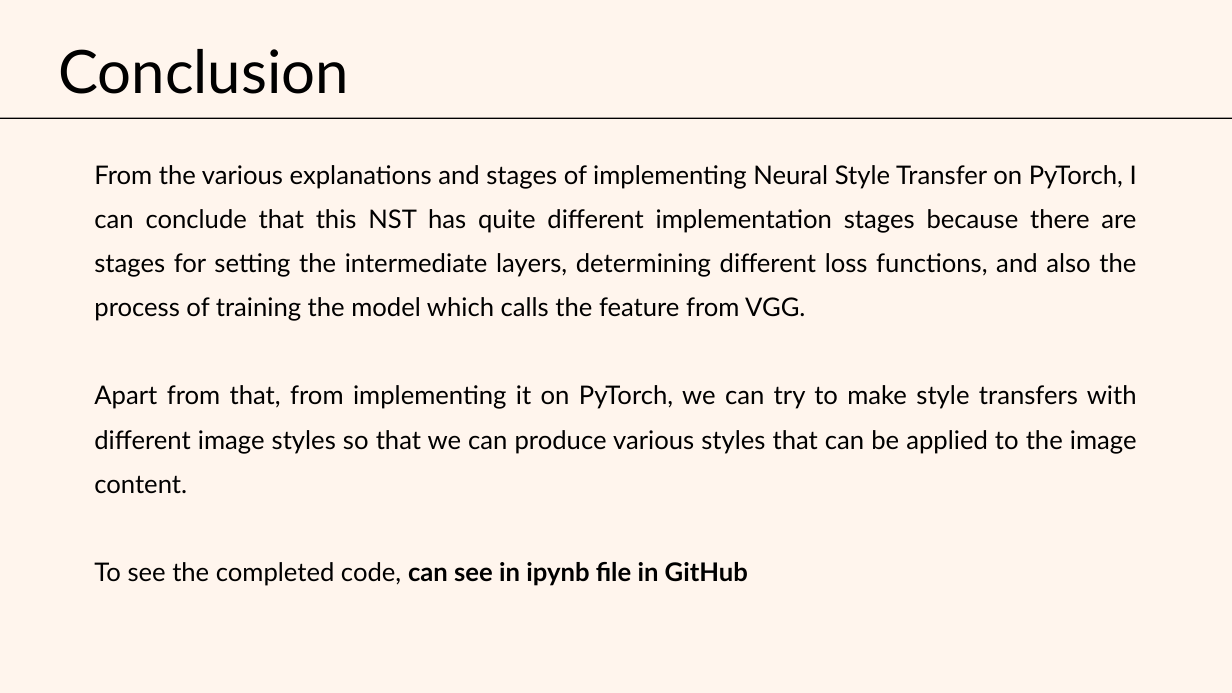
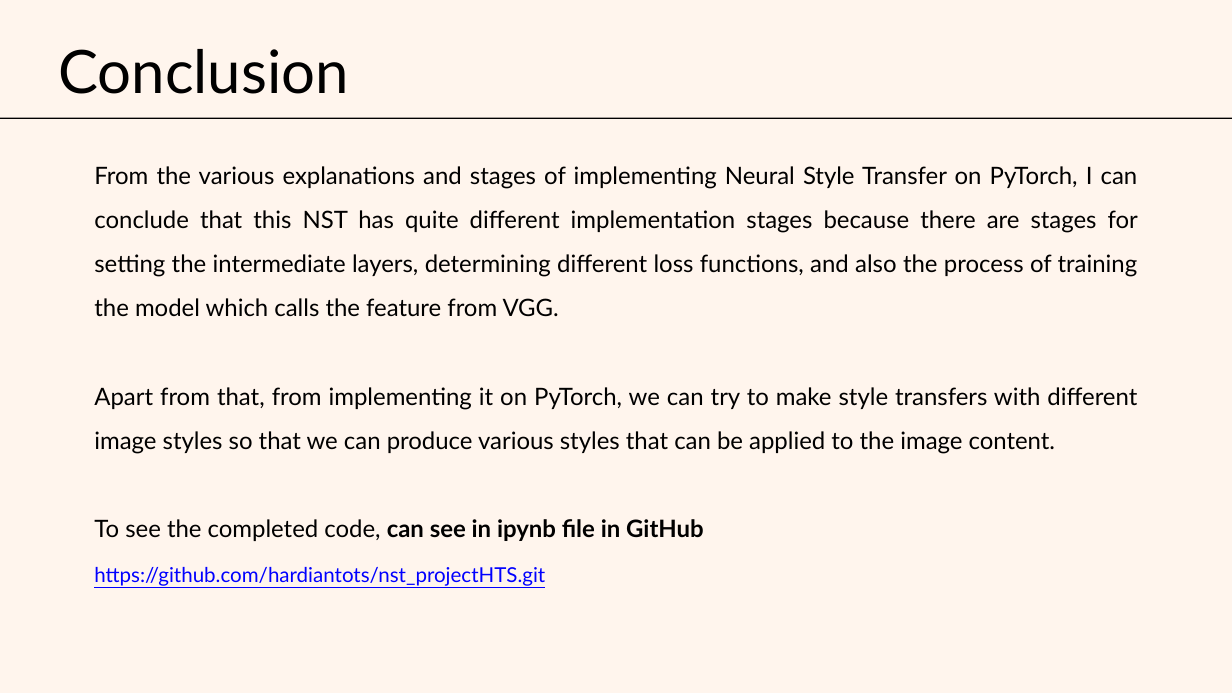
Before and after one commit to hardiantots/nst_projectHTS, a slide deck: slide 18 of NSTProject_HTS.pptx. Drawn at 1232x693 pixels with LibreOffice and Linux fonts; fonts in the diff are those of the drawing. Boxes give left, top, right and bottom in pixels: in the first picture for what was removed or moved away, otherwise in the second. Text is boxed around its words. In the diff, an @@ line names an element or a change of style, - is before the commit and + after.

Commit message:
add link github to ppt

```diff
--- a/NSTProject_HTS.pptx
+++ b/NSTProject_HTS.pptx
@@ text at [94, 166, 1138, 541]: size 30 to 28 pt @@
@@ text at [94, 567, 545, 586]: paragraph added @@
+https://github.com/hardiantots/nst_projectHTS.git
```
Also in this commit, not shown: 1 other slide changed.
